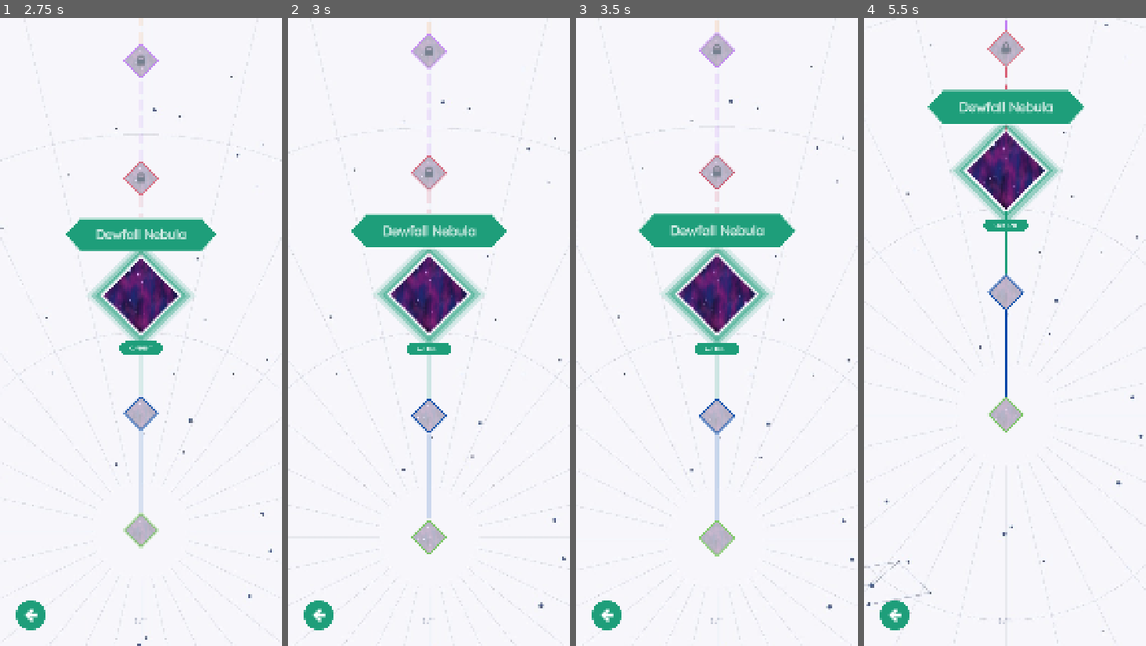
Above: before the commit, frames 1-4 (left to right).
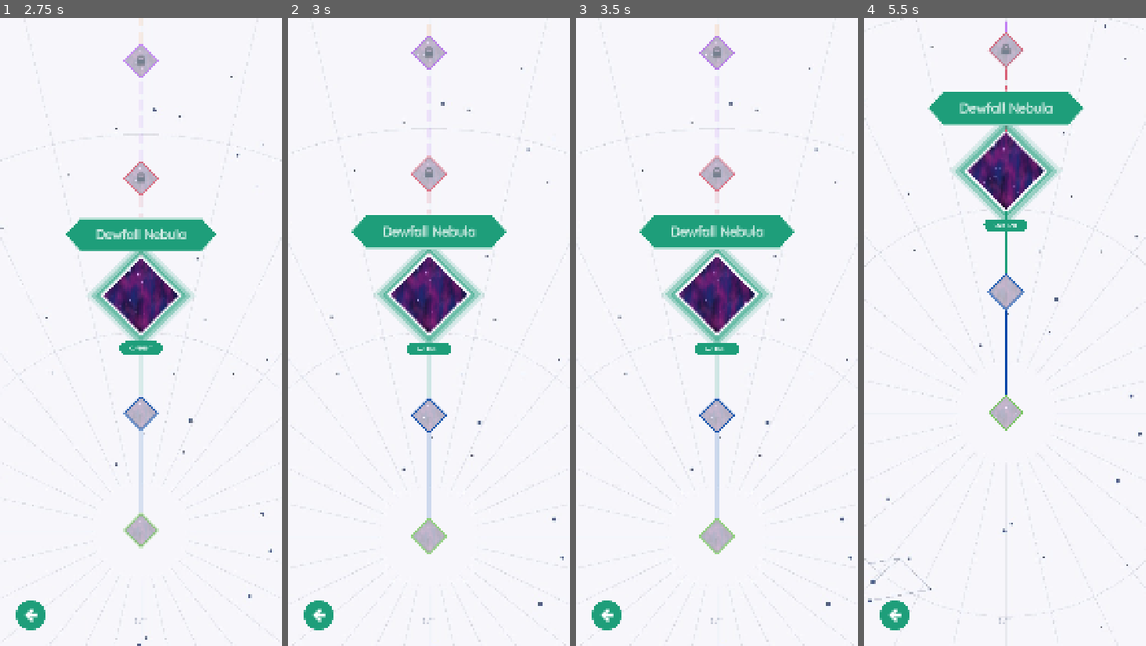
Above: after the commit, the same moments.

Repository: neil-kelsey/kaleido-klear
Game: Godot game, scene res://scenes/ui/main_menu.tscn
Two runs of this game, one before a commit and one after it. Both use one fixed random seed, a clock stepped at 60 frames per second and the inputs below.
Inputs (mouse positions are in pixels of both pictures, inside the frame that each line leads up to):
- Up to frame 1 (2.75 s): click (141, 432) at 0.5 s; click (31, 614) at 1.25 s; click (141, 350) at 2 s
- Up to frame 2 (3 s): tap Enter at 2.75 s; move the mouse to (491, 300) at 2.77 s; tap Z at 2.85 s; click (491, 300) at 2.92 s
- Up to frame 3 (3.5 s): no input
- Up to frame 4 (5.5 s): tap Space at 3.5 s; drag from (948, 363) to (990, 457) at 3.52 s; move the mouse to (1033, 193) at 4.27 s; tap Z at 4.35 s; click (1033, 193) at 4.42 s; tap Enter at 5 s; drag from (990, 457) to (920, 237) at 5.02 s

Frame 1 is identical in both runs. In frame 2, 1.5% of the frame differs, in the area x 0-100%, y 0-100%; in frame 3, 1.9%; in frame 4, 2.1%, in the area x 0-100%, y 0-98%.

Commit message:
Accept dimension taps during map animations and polish map and goals UI.
Keep the two-tap focus-then-enter flow, but stop eating clicks while intro zoom or centre-slide is still running.

Co-authored-by: Cursor <cursoragent@cursor.com>

Diff:
--- a/scenes/ui/goals_info_modal.tscn
+++ b/scenes/ui/goals_info_modal.tscn
@@ -67,4 +67,5 @@
 custom_minimum_size = Vector2(700, 620)
 layout_mode = 2
 size_flags_horizontal = 3
-mouse_filter = 2
+clip_contents = true
+mouse_filter = 0
--- a/scritps/Main.gd
+++ b/scritps/Main.gd
@@ -9,7 +9,7 @@
 const ZOOM_MAX := 2.75
 const WHEEL_ZOOM_STEP := 0.12
 const PINCH_ZOOM_SENSITIVITY := 1.0
-const PLAY_ZOOM := 0.86
+const PLAY_ZOOM := 0.96
 const INTRO_ZOOM_START := 0.70
 const INTRO_ZOOM_DURATION := 0.9
 ## Logo sting, then the result card — not gated on confetti falling off-screen.
--- a/scritps/ui/DailyPuzzles.gd
+++ b/scritps/ui/DailyPuzzles.gd
@@ -256,8 +256,14 @@
 	_glyph_overlay.name = "AwardStarOverlay"
 	_glyph_overlay.mouse_filter = Control.MOUSE_FILTER_IGNORE
 	_glyph_overlay.set_anchors_and_offsets_preset(Control.PRESET_FULL_RECT)
-	_glyph_overlay.z_index = 20
+	## Sit behind the title badge so diamonds tuck under it.
+	_glyph_overlay.z_index = 0
 	hud.add_child(_glyph_overlay)
+	hud.move_child(_glyph_overlay, 0)
+	if title_badge != null:
+		title_badge.z_index = 40
+	if back_button != null:
+		back_button.z_index = 50
 
 
 func _world_pos_to_screen(world: Vector2) -> Vector2:
--- a/scritps/ui/DimensionLevels.gd
+++ b/scritps/ui/DimensionLevels.gd
@@ -566,8 +566,14 @@
 	_glyph_overlay.name = "AwardStarOverlay"
 	_glyph_overlay.mouse_filter = Control.MOUSE_FILTER_IGNORE
 	_glyph_overlay.set_anchors_and_offsets_preset(Control.PRESET_FULL_RECT)
-	_glyph_overlay.z_index = 20
+	## Sit behind the dimension title so scrolling diamonds tuck under the badge.
+	_glyph_overlay.z_index = 0
 	hud.add_child(_glyph_overlay)
+	hud.move_child(_glyph_overlay, 0)
+	if title_badge != null:
+		title_badge.z_index = 40
+	if back_button != null:
+		back_button.z_index = 50
 
 
 func _ensure_page_dots() -> void:
--- a/scritps/ui/DimensionMap.gd
+++ b/scritps/ui/DimensionMap.gd
@@ -38,6 +38,8 @@
 const DIVE_DURATION := 1.05
 const DIVE_ZOOM_MULT := 5.5
 const DIVE_WHITE_HOLD := 0.14
+## Ignore a second click that arrives in the same press (mouse + emulated touch).
+const CLICK_DEBOUNCE_MS := 120
 
 const NEBULA_BRIGHT_SELECTED := 1.0
 const NEBULA_BRIGHT_WASHED := 1.22
@@ -73,6 +75,7 @@
 var _dive_index := -1
 var _white_fade: ColorRect
 var _path_hint: Label
+var _last_select_msec := 0
 
 
 func _ready() -> void:
@@ -247,6 +250,16 @@
 	_intro_tween.tween_callback(func(): _intro_playing = false)
 
 
+func _interrupt_intro() -> void:
+	## Entry zoom is cosmetic — don't eat taps while it finishes.
+	if not _intro_playing or _navigating:
+		return
+	_intro_playing = false
+	if _intro_tween:
+		_intro_tween.kill()
+		_intro_tween = null
+
+
 func _play_exit_zoom_out() -> void:
 	## Reverse of the enter dive: start inside the diamond, fade from white, zoom out.
 	_intro_playing = true
@@ -563,14 +576,16 @@
 
 
 func _unhandled_input(event: InputEvent) -> void:
-	if _intro_playing or _navigating or _dive_progress > 0.0:
+	if _navigating or _dive_progress > 0.0:
 		return
 	if event is InputEventMouseButton:
 		var mb := event as InputEventMouseButton
 		if mb.button_index == MOUSE_BUTTON_WHEEL_UP and mb.pressed:
+			_interrupt_intro()
 			_zoom_at_screen_point(mb.position, camera.zoom.x + WHEEL_ZOOM_STEP)
 			_mark_input_handled()
 		elif mb.button_index == MOUSE_BUTTON_WHEEL_DOWN and mb.pressed:
+			_interrupt_intro()
 			_zoom_at_screen_point(mb.position, camera.zoom.x - WHEEL_ZOOM_STEP)
 			_mark_input_handled()
 		elif mb.button_index == MOUSE_BUTTON_LEFT:
@@ -643,6 +658,7 @@
 
 
 func _begin_pan(pointer_id: int) -> void:
+	_interrupt_intro()
 	_panning = true
 	_pan_pointer_id = pointer_id
 	_pan_velocity = Vector2.ZERO
@@ -660,6 +676,7 @@
 		return
 	if _focus_tween:
 		_focus_tween.kill()
+	_interrupt_intro()
 	_pinch_active = true
 	_pan_velocity = Vector2.ZERO
 	set_process(false)
@@ -728,18 +745,42 @@
 
 
 func _on_dimension_clicked(index: int) -> void:
-	## First tap focuses (centres) a dimension. Second tap on the centred one dives in.
+	## First tap focuses a different dimension (centres it, shows the name).
+	## Second tap on that focused diamond dives in — even while it is still sliding.
 	if _navigating or _dive_progress > 0.0:
 		return
-	if index == _selected_index and _is_dimension_centered(index):
-		if LevelCatalog.is_dimension_unlocked(index):
+	_interrupt_intro()
+	if index == _selected_index:
+		if _is_duplicate_click():
+			return
+		if LevelCatalog.is_dimension_unlocked(index) and _can_enter_focused(index):
 			_play_enter_dive(index)
+			return
+		_center_on_dimension(index)
 		return
 	_selected_index = index
+	_last_select_msec = Time.get_ticks_msec()
 	_sync_nebulas()
 	_sync_path_hint()
 	queue_redraw()
 	_center_on_dimension(index)
+
+
+func _is_duplicate_click() -> bool:
+	return Time.get_ticks_msec() - _last_select_msec < CLICK_DEBOUNCE_MS
+
+
+func _can_enter_focused(index: int) -> bool:
+	## Don't wait for the centre animation to finish — a second tap means enter.
+	if _focus_tween != null and _focus_tween.is_running():
+		return true
+	return _is_dimension_centered(index)
+
+
+func _is_dimension_centered(index: int) -> bool:
+	if index < 0 or index >= _positions.size():
+		return false
+	return camera.position.distance_to(_camera_pos_to_frame_dimension(index)) <= 18.0
 
 
 func _world_to_screen(world_pos: Vector2, cam_pos: Vector2, zoom: float) -> Vector2:
@@ -820,14 +861,6 @@
 	GameSession.change_scene(DIMENSION_LEVELS_SCENE)
 
 
-func _is_dimension_centered(index: int) -> bool:
-	if index < 0 or index >= _positions.size():
-		return false
-	if _focus_tween != null and _focus_tween.is_running():
-		return false
-	return camera.position.distance_to(_camera_pos_to_frame_dimension(index)) <= 18.0
-
-
 func _center_on_dimension(index: int) -> void:
 	if index < 0 or index >= _positions.size():
 		return
--- a/scritps/ui/GoalsInfoModal.gd
+++ b/scritps/ui/GoalsInfoModal.gd
@@ -44,6 +44,9 @@
 		_map.set_overview(goals_by_edge)
 	_apply_translations()
 	visible = true
+	await get_tree().process_frame
+	if _map != null:
+		_map.fit_in_view()
 
 
 func refresh_overview(goals_by_edge: Dictionary) -> void:
--- a/scritps/ui/GoalsOverviewMap.gd
+++ b/scritps/ui/GoalsOverviewMap.gd
@@ -9,6 +9,10 @@
 const STRIP_GAP := 14.0
 const BADGE_W := 92.0
 const BADGE_H := 44.0
+const VIEW_PAD := 20.0
+const ZOOM_MAX := 2.4
+const WHEEL_ZOOM_STEP := 0.12
+const PINCH_ZOOM_SENSITIVITY := 1.0
 
 ## goals_by_edge[edge] = Array of {
 ##   color: TileColor, unlimited: bool, count: int,
@@ -30,11 +34,22 @@
 var _left_slot: HBoxContainer
 var _right_slot: HBoxContainer
 var _map_label: Label
+var _zoom := 1.0
+var _fit_zoom := 1.0
+var _pan := Vector2.ZERO
+var _pinch_active := false
+var _pinch_touches: Dictionary = {}
+var _pinch_start_distance := 0.0
+var _pinch_start_zoom := 1.0
+var _pinch_last_midpoint := Vector2.ZERO
 
 
 func _ready() -> void:
 	size_flags_horizontal = Control.SIZE_EXPAND_FILL
-	mouse_filter = Control.MOUSE_FILTER_IGNORE
+	size_flags_vertical = Control.SIZE_EXPAND_FILL
+	mouse_filter = Control.MOUSE_FILTER_STOP
+	clip_contents = true
+	resized.connect(_on_resized)
 	_build_layout()
 	refresh()
 
@@ -43,6 +58,7 @@
 	for edge_key in EDGE_KEYS:
 		_goals[edge_key] = goals_by_edge.get(edge_key, []).duplicate(true)
 	refresh()
+	call_deferred("_fit_to_view")
 
 
 func refresh() -> void:
@@ -55,6 +71,7 @@
 	_sync_side_slots()
 	if _map_label != null:
 		_map_label.text = tr("UI_CREATOR_GOAL_MAP")
+	call_deferred("_keep_view_valid")
 
 
 func apply_translations() -> void:
@@ -63,7 +80,6 @@
 
 func _build_layout() -> void:
 	_root = VBoxContainer.new()
-	_root.set_anchors_and_offsets_preset(Control.PRESET_FULL_RECT)
 	_root.add_theme_constant_override("separation", 10)
 	_root.alignment = BoxContainer.ALIGNMENT_CENTER
 	_root.mouse_filter = Control.MOUSE_FILTER_IGNORE
@@ -266,3 +282,157 @@
 		var scored_cur := int(goal.get("scored", 0))
 		return "%d/%d" % [scored_cur, count]
 	return str(count)
+
+
+func fit_in_view() -> void:
+	_fit_to_view()
+
+
+func _on_resized() -> void:
+	_recompute_fit_zoom()
+	_zoom = clampf(_zoom, _fit_zoom, ZOOM_MAX)
+	_apply_view()
+
+
+func _keep_view_valid() -> void:
+	_recompute_fit_zoom()
+	_zoom = clampf(_zoom, _fit_zoom, ZOOM_MAX)
+	_apply_view()
+
+
+func _fit_to_view() -> void:
+	_recompute_fit_zoom()
+	_zoom = _fit_zoom
+	_pan = Vector2.ZERO
+	_apply_view()
+
+
+func _recompute_fit_zoom() -> void:
+	if _root == null or size.x < 8.0 or size.y < 8.0:
+		return
+	_root.reset_size()
+	var natural := _root.get_combined_minimum_size()
+	if natural.x < 1.0 or natural.y < 1.0:
+		return
+	_root.size = natural
+	var avail := size - Vector2(VIEW_PAD, VIEW_PAD) * 2.0
+	if avail.x < 1.0 or avail.y < 1.0:
+		return
+	_fit_zoom = minf(avail.x / natural.x, avail.y / natural.y)
+	_fit_zoom = clampf(_fit_zoom, 0.22, 1.0)
+
+
+func _apply_view() -> void:
+	if _root == null:
+		return
+	_root.scale = Vector2(_zoom, _zoom)
+	var scaled := _root.size * _zoom
+	_clamp_pan(scaled)
+	_root.position = (size - scaled) * 0.5 + _pan
+
+
+func _clamp_pan(scaled: Vector2) -> void:
+	var slack := (scaled - size) * 0.5
+	if slack.x <= 0.0:
+		_pan.x = 0.0
+	else:
+		_pan.x = clampf(_pan.x, -slack.x, slack.x)
+	if slack.y <= 0.0:
+		_pan.y = 0.0
+	else:
+		_pan.y = clampf(_pan.y, -slack.y, slack.y)
+
+
+func _zoom_at_local(local_point: Vector2, new_zoom: float) -> void:
+	var old_zoom := maxf(_zoom, 0.001)
+	var focus := (local_point - _root.position) / old_zoom
+	_zoom = clampf(new_zoom, _fit_zoom, ZOOM_MAX)
+	var scaled := _root.size * _zoom
+	var centered := (size - scaled) * 0.5
+	_pan = local_point - focus * _zoom - centered
+	_apply_view()
+
+
+func _gui_input(event: InputEvent) -> void:
+	if event is InputEventMouseButton:
+		var mb := event as InputEventMouseButton
+		if mb.button_index == MOUSE_BUTTON_WHEEL_UP and mb.pressed:
+			_zoom_at_local(mb.position, _zoom * (1.0 + WHEEL_ZOOM_STEP))
+			accept_event()
+			return
+		if mb.button_index == MOUSE_BUTTON_WHEEL_DOWN and mb.pressed:
+			_zoom_at_local(mb.position, _zoom * (1.0 - WHEEL_ZOOM_STEP))
+			accept_event()
+			return
+	if event is InputEventMagnifyGesture:
+		var mag := event as InputEventMagnifyGesture
+		_zoom_at_local(mag.position, _zoom * mag.factor)
+		accept_event()
+		return
+	if event is InputEventScreenTouch:
+		if _handle_pinch_touch(event as InputEventScreenTouch):
+			accept_event()
+		return
+	if event is InputEventScreenDrag:
+		if _handle_pinch_drag(event as InputEventScreenDrag):
+			accept_event()
+
+
+func _handle_pinch_touch(event: InputEventScreenTouch) -> bool:
+	if event.pressed:
+		_pinch_touches[event.index] = event.position
+		if _pinch_touches.size() >= 2:
+			_begin_pinch()
+			return true
+		return false
+	var pinching := _pinch_active or _pinch_touches.size() >= 2
+	_pinch_touches.erase(event.index)
+	if _pinch_touches.size() < 2:
+		_pinch_active = false
+	return pinching
+
+
+func _handle_pinch_drag(event: InputEventScreenDrag) -> bool:
+	if not _pinch_touches.has(event.index):
+		return false
+	_pinch_touches[event.index] = event.position
+	if _pinch_touches.size() < 2:
+		return false
+	if not _pinch_active:
+		_begin_pinch()
+	_update_pinch()
+	return true
+
+
+func _pinch_points() -> Array[Vector2]:
+	var points: Array[Vector2] = []
+	for key in _pinch_touches.keys():
+		points.append(_pinch_touches[key])
+		if points.size() >= 2:
+			break
+	return points
+
+
+func _begin_pinch() -> void:
+	var points := _pinch_points()
+	if points.size() < 2:
+		return
+	_pinch_active = true
+	_pinch_start_distance = points[0].distance_to(points[1])
+	_pinch_start_zoom = _zoom
+	_pinch_last_midpoint = (points[0] + points[1]) * 0.5
+
+
+func _update_pinch() -> void:
+	var points := _pinch_points()
+	if points.size() < 2 or _pinch_start_distance <= 0.001:
+		return
+	var midpoint := (points[0] + points[1]) * 0.5
+	var distance := points[0].distance_to(points[1])
+	var target_zoom := _pinch_start_zoom * (distance / _pinch_start_distance) * PINCH_ZOOM_SENSITIVITY
+	_zoom_at_local(midpoint, target_zoom)
+	var mid_delta := midpoint - _pinch_last_midpoint
+	if mid_delta.length_squared() > 0.01:
+		_pan += mid_delta
+		_apply_view()
+	_pinch_last_midpoint = midpoint
